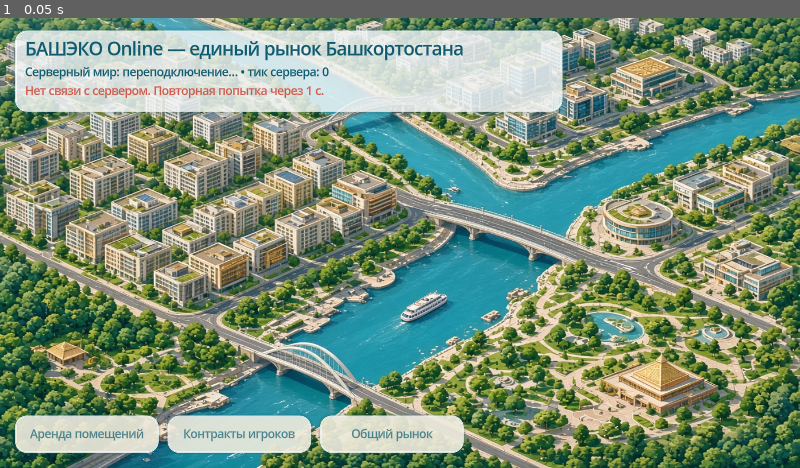
Above: before the commit, frame 1.
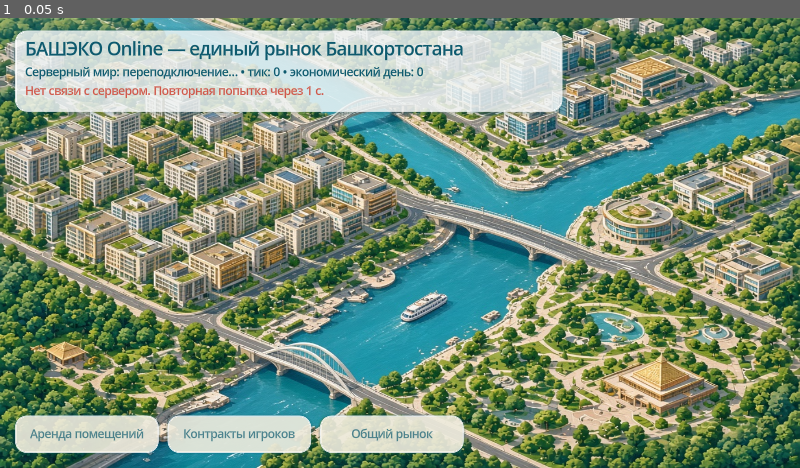
Above: after the commit, the same moment.

Repository: maillunex-lang/ufaeco
Game: Godot game, scene res://scenes/main.tscn
The game is run twice, just before and just after one commit, with the same random seed, the same clock (stepped at 60 frames per second) and the same inputs.
Inputs:
- Up to frame 1 (0.05 s): no input

The runs differ from the first frame. In frame 1, 0.2% of the frame differs, in the area x 33-53%, y 10-14%.

Commit message:
Stage 3: shared economy core
Economic day engine (wages, recipes, retail, taxes, loan interest,
bankruptcies, dynamic prices), NPC treasury/bank/trader companies, trade
with NPC at price +/- spread, loans, new commands, snapshot economy data,
Godot client support. All coefficients are uncalibrated hypotheses.

Co-Authored-By: Claude Sonnet 5.5 <noreply@anthropic.com>
Claude-Session: https://claude.ai/code/session_01Mco3UQUXAKKZfrNee9YLfB

Diff:
--- a/protocol/protocol.json
+++ b/protocol/protocol.json
@@ -26,7 +26,13 @@
     "company.list",
     "company.get",
     "company.journal",
-    "enterprise.create"
+    "enterprise.create",
+    "economy.get_catalog",
+    "economy.get_prices",
+    "economy.trade",
+    "bank.get_loan",
+    "bank.take_loan",
+    "bank.repay_loan"
   ],
   "error_codes": [
     "invalid_message",
@@ -54,7 +60,10 @@
     "company_name_taken",
     "enterprise_name_taken",
     "unknown_product",
-    "insufficient_inventory"
+    "insufficient_inventory",
+    "company_bankrupt",
+    "loan_limit_exceeded",
+    "invalid_amount"
   ],
   "disconnect_reasons": [
     "client_closing",
--- a/scripts/main.gd
+++ b/scripts/main.gd
@@ -42,4 +42,4 @@
 func _refresh_status() -> void:
     var status := get_node_or_null("Hud/UI/TopPanel/Box/Status")
     if status:
-        status.text = "Серверный мир: %s • тик сервера: %d" % [network.status_text_ru(), network.last_server_tick]
+        status.text = "Серверный мир: %s • тик: %d • экономический день: %d" % [network.status_text_ru(), network.last_server_tick, network.economy_day]
--- a/scripts/net/online_world_client.gd
+++ b/scripts/net/online_world_client.gd
@@ -49,6 +49,9 @@
 	"enterprise_name_taken": "Предприятие с таким названием уже есть.",
 	"unknown_product": "Неизвестный товар.",
 	"insufficient_inventory": "Недостаточно товара на складе.",
+	"company_bankrupt": "Компания обанкротилась: операции недоступны.",
+	"loan_limit_exceeded": "Превышен лимит кредита.",
+	"invalid_amount": "Неверная сумма.",
 }
 
 const DISCONNECT_TEXTS_RU := {
@@ -63,6 +66,9 @@
 var websocket_url: String = "ws://127.0.0.1:8080/ws"
 var connected: bool = false
 var last_server_tick: int = 0
+var economy_day: int = 0
+## Текущие цены по товарам, копейки: {"bread": 9500, ...}
+var prices: Dictionary = {}
 var player_id: String = ""
 var session_id: String = ""
 var state: String = "disconnected"
@@ -148,6 +154,8 @@
 func apply_snapshot(snapshot: Dictionary) -> void:
 	if not snapshot.has("server_tick"):
 		return
+	economy_day = int(snapshot.get("economy_day", economy_day))
+	prices = snapshot.get("prices", prices)
 	var tick := int(snapshot["server_tick"])
 	if tick != last_server_tick:
 		last_server_tick = tick
--- a/tests/godot/net_check.gd
+++ b/tests/godot/net_check.gd
@@ -46,6 +46,9 @@
 	check(await wait_until(func(): return ticks.size() >= 2 and client.last_server_tick > 0, 3.0), "server_tick растёт (%d)" % client.last_server_tick)
 	check(client.status_text_ru() == "в сети", "статус по-русски: " + client.status_text_ru())
 
+	check(client.prices.has("bread") and int(client.prices["bread"]) > 0, "цены из snapshot: %s" % str(client.prices))
+	check(client.economy_day >= 0, "экономический день в snapshot: %d" % client.economy_day)
+
 	print("2. команды")
 	var rid: String = client.send_command("company.create", {"name": "Тест-" + login})
 	check(rid != "", "команда отправлена")
@@ -54,6 +57,14 @@
 	var bad: String = client.send_command("company.create", {"name": "Хакер", "balance_cents": 999999999})
 	await wait_until(func(): return results.has(bad), 3.0)
 	check(results.get(bad, {}).get("ok", true) == false, "клиентский баланс отклонён сервером")
+
+	var cid: String = results[rid]["result"]["company"]["id"]
+	var trade: String = client.send_command("economy.trade", {"company_id": cid, "product_id": "fuel", "side": "buy", "quantity": 5})
+	await wait_until(func(): return results.has(trade), 3.0)
+	check(results.get(trade, {}).get("ok", false) == true, "покупка у NPC-торгового дома")
+	var forged: String = client.send_command("economy.trade", {"company_id": cid, "product_id": "fuel", "side": "buy", "quantity": 1, "price_cents": 1})
+	await wait_until(func(): return results.has(forged), 3.0)
+	check(results.get(forged, {}).get("ok", true) == false, "клиент не может задать цену")
 
 	print("3. reconnect")
 	var old_session: String = client.session_id
Not shown, changed: .env.example
Not shown, changed: ROADMAP.md
Not shown, changed: docs/GAME_ARCHITECTURE.md
Not shown, added: server/migrations/003_economy.sql
Not shown, added: server/migrations/004_enterprise_order.sql
Not shown, changed: server/src/app.ts
Not shown, changed: server/src/commands/registry.ts
Not shown, changed: server/src/companies/index.ts
Not shown, changed: server/src/config.ts
Not shown, added: server/src/economy/catalog.ts
Not shown, added: server/src/economy/pricing.ts
Not shown, added: server/src/economy/service.ts
(and 6 more such lines)
